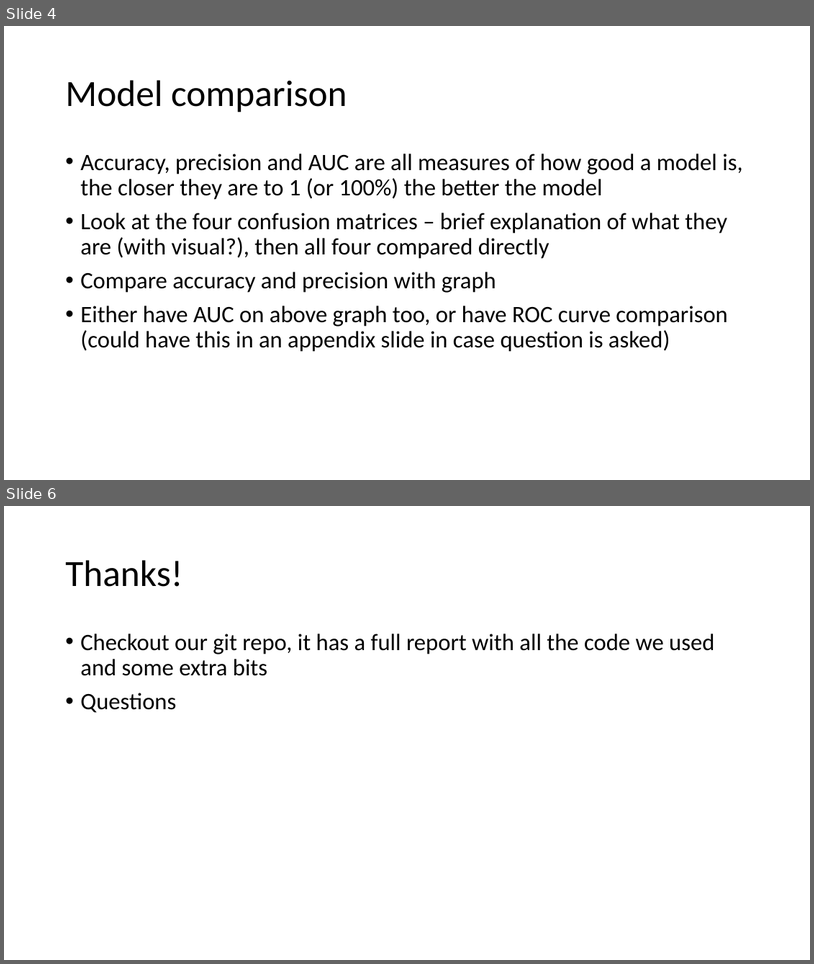
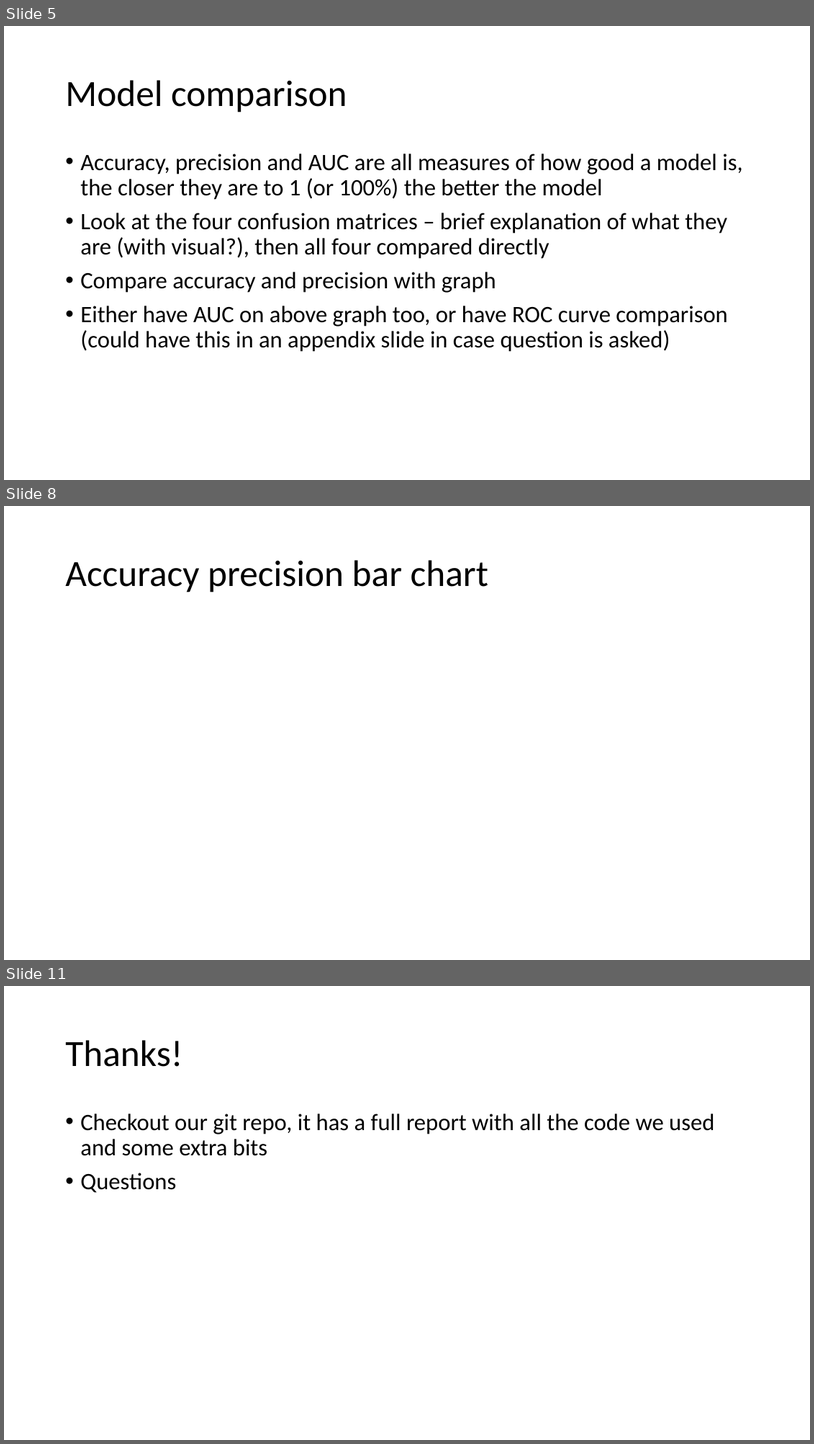
Before and after one commit to DaniiClarkee/Team4_CFG, a slide deck: Team4_presentation.pptx. Shown one above the other, each under a label of ours: slides 4 and 6 before the commit, slides 5, 8 and 11 after it; the slides between them are not shown. The pictures are 814x964 and 814x1444 pixels, drawn with LibreOffice and Linux fonts; fonts in the diff are those of the drawing. Boxes give left, top, right and bottom in pixels: in the first picture for what was removed or moved away, otherwise in the second. Text is boxed around its words. In the diff, an @@ line names an element or a change of style, - is before the commit and + after.

```diff
--- a/Team4_presentation.pptx
+++ b/Team4_presentation.pptx
@@ slide 8 added at (4, 506, 810, 960), background #FFFFFF @@
@@ title added at (65, 560, 489, 592), 44 pt, text #000000 @@
+Accuracy precision bar chart
@@ what was slide 4 is now slide 5 @@
@@ what was slide 6 is now slide 11 @@
```
Also in this commit, not shown: 3 slides changed, 4 other slides added, 10 other files.
